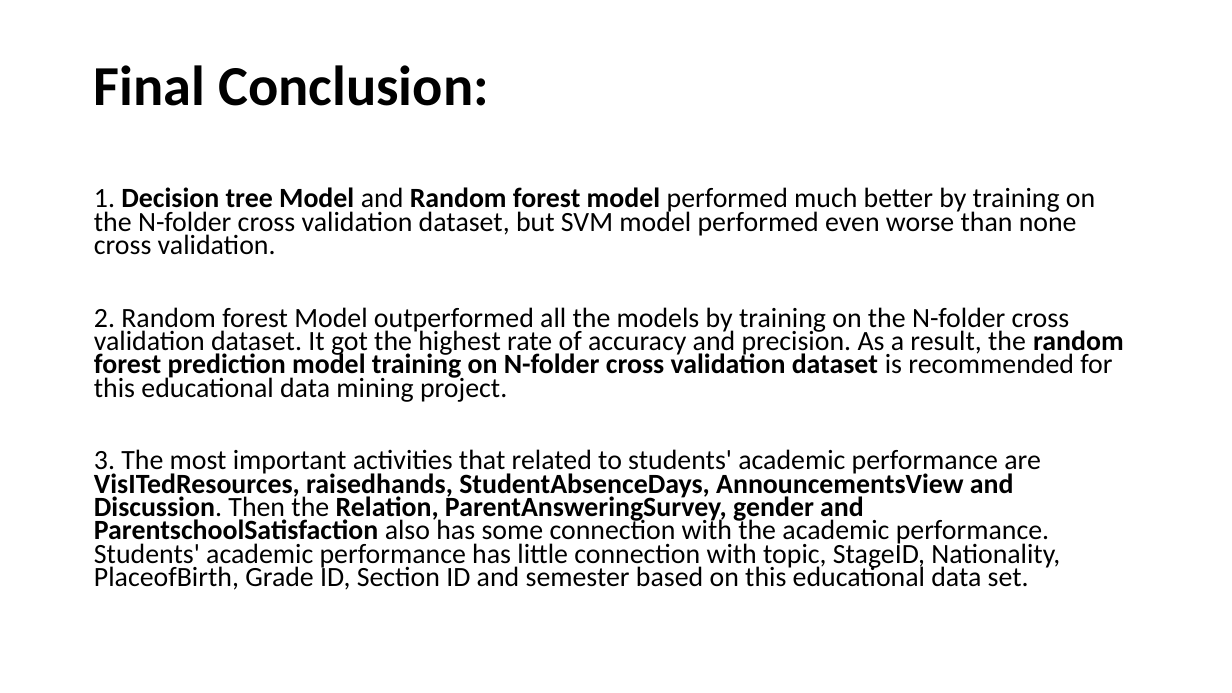
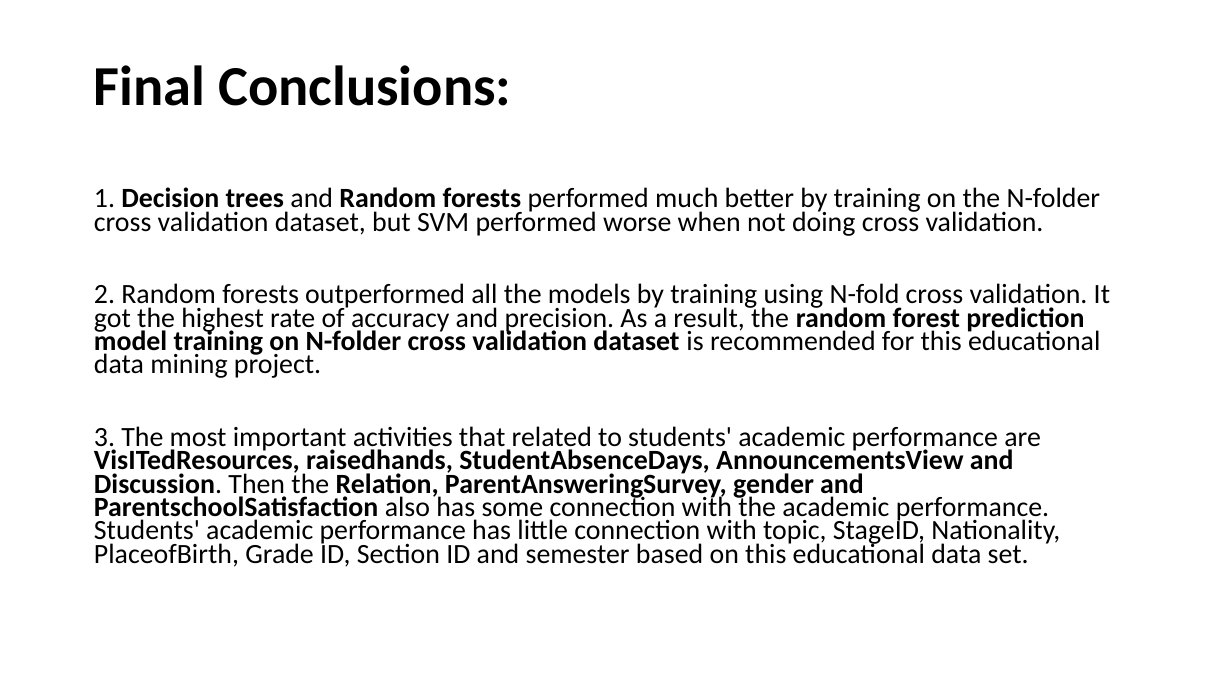
Before and after one commit to Rena-zhou/IFN702, a slide deck: slide 32 of Project presentation (presentation)- zhiying.pptx. Drawn at 1232x693 pixels with LibreOffice and Linux fonts; fonts in the diff are those of the drawing. Boxes give left, top, right and bottom in pixels: in the first picture for what was removed or moved away, otherwise in the second. Text is boxed around its words. In the diff, an @@ line names an element or a change of style, - is before the commit and + after.

```diff
--- a/Project presentation (presentation)- zhiying.pptx
+++ b/Project presentation (presentation)- zhiying.pptx
@@ title at box(94, 65, 511, 106): text changed @@
-Final Conclusion:
+Final Conclusions:
@@ text at box(94, 187, 1110, 378): text changed @@
-1. Decision tree Model and Random forest model performed much better by training on the N-folder cross validation dataset, but SVM model performed even worse than none cross validation.
-2. Random forest Model outperformed all the models by training on the N-folder cross validation dataset. It got the highest rate of accuracy and precision. As a result, the random forest prediction model training on N-folder cross validation dataset is recommended for this educational data mining project.
+1. Decision trees and Random forests performed much better by training on the N-folder cross validation dataset, but SVM performed worse when not doing cross validation.
+2. Random forests outperformed all the models by training using N-fold cross validation. It got the highest rate of accuracy and precision. As a result, the random forest prediction model training on N-folder cross validation dataset is recommended for this educational data mining project.
```
Also in this commit, not shown: 3 other slides changed.
